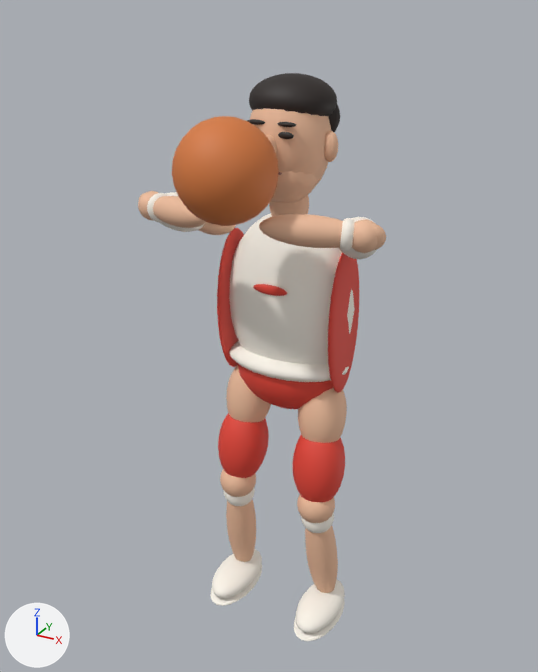
The glTF model assets/models/coach-male.glb, before and after one commit.
Rendered twice from a camera (50 mm lens) standing at (1.045, -2.039, 2.102) and looking at (-0.005, -0.131, 1.148). Every picture has the same lights, and +X, +Y and +Z are marked at lower left. The picture after the commit comes second. Both versions are drawn at frame 56 of the action 'shot'; the numbers are the values there.

Script lines for the objects in view, before the commit:
```python
ob_basketball = bpy.data.objects.new('Basketball', me_mesh_5)
ob_basketball.parent = ob_ruiang
ob_basketball.location = (0.0, -0.374, 1.711)
ob_basketball.scale = (0.14, 0.14, 0.14)
ob_leftelbow = bpy.data.objects.new('LeftElbow', None)
ob_leftelbow.parent = ob_ruiang
ob_leftelbow.location = (-0.345, -0.247, 1.553)
ob_leftforearm = bpy.data.objects.new('LeftForearm', None)
ob_leftforearm.parent = ob_ruiang
ob_leftforearm.location = (-0.215, -0.298, 1.562)
ob_leftforearm.rotation_euler = (1.396, 1.189, 1.032)  # degrees (80, 68, 59)
ob_leftforearm.scale = (0.043, 0.043, 0.14)
ob_leftupperarm = bpy.data.objects.new('LeftUpperArm', None)
ob_leftupperarm.parent = ob_ruiang
ob_leftupperarm.location = (-0.275, -0.123, 1.504)
ob_leftupperarm.rotation_euler = (1.193, -0.485, -0.333)  # degrees (68, -28, -19)
ob_leftupperarm.scale = (0.059, 0.059, 0.15)
ob_mesh_1_005 = bpy.data.objects.new('Mesh_1.005', me_mesh_1)
ob_mesh_1_005.parent = ob_leftthigh
ob_mesh_1_005.location = (0.0, 0.0, 0.35)
ob_mesh_1_005.scale = (1.0, 1.0, 0.65)
ob_rightelbow = bpy.data.objects.new('RightElbow', None)
ob_rightelbow.parent = ob_ruiang
ob_rightelbow.location = (0.345, -0.247, 1.553)
ob_rightforearm = bpy.data.objects.new('RightForearm', None)
ob_rightforearm.parent = ob_ruiang
ob_rightforearm.location = (0.215, -0.298, 1.562)
ob_rightforearm.rotation_euler = (1.396, -1.189, -1.032)  # degrees (80, -68, -59)
ob_rightforearm.scale = (0.043, 0.043, 0.14)
ob_rightupperarm = bpy.data.objects.new('RightUpperArm', None)
ob_rightupperarm.parent = ob_ruiang
ob_rightupperarm.location = (0.275, -0.123, 1.504)
ob_rightupperarm.rotation_euler = (1.193, 0.485, 0.333)  # degrees (68, 28, 19)
ob_rightupperarm.scale = (0.059, 0.059, 0.15)
# also in view: 'Mesh_2.010' at (-0.169, -0.051, 0.302); 'Mesh_2.007' at (-0.215, -0.298, 1.562); 'Mesh_2.009' at (-0.141, -0.024, 0.856); 'Mesh_0.013' at (0.18, -0.07, 0.075); 'Mesh_1.003' at (0.0, 0.0, 0.98)
```
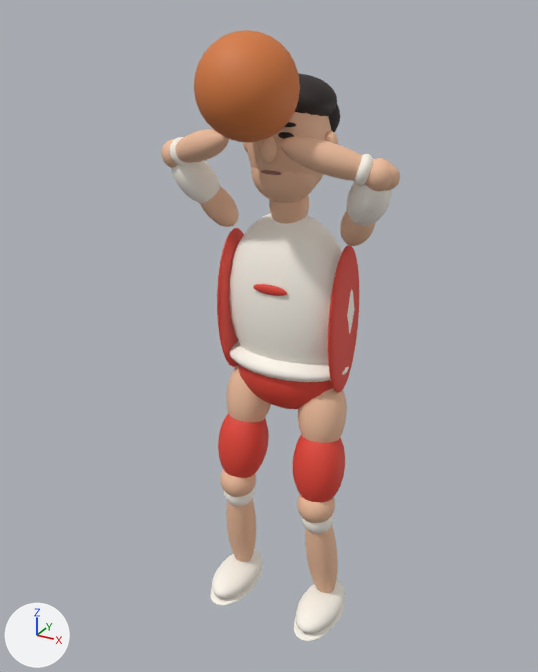
Not drawn themselves, but carrying or shaping drawn objects: ob_leftupperarm, ob_leftforearm, ob_leftelbow, ob_rightupperarm, ob_rightforearm, ob_rightelbow.

Where the change shows, as pixel boxes (x1, y1, x2, y2) in the pictures (538 x 672 px):
'Basketball', moved: before (172, 116, 279, 226); after (194, 30, 300, 142)
'Mesh_2.014', moved, turned: before (259, 214, 343, 248); after (280, 137, 362, 181)
'Mesh_2.007', moved, turned: before (153, 196, 206, 228); after (175, 129, 229, 163)
'Mesh_0.005', moved, turned (mostly hidden before): before (159, 192, 204, 232); after (171, 161, 220, 203)
'Mesh_0.010', moved, turned: before (340, 217, 377, 259); after (347, 183, 392, 226)
'Mesh_2.018', moved: before (352, 219, 377, 253); after (365, 158, 392, 191)
'Mesh_2.006', moved, turned: before (199, 222, 236, 235); after (200, 186, 239, 227)
'Mesh_0.011', moved, turned: before (340, 218, 355, 251); after (354, 154, 373, 186)
'Mesh_2.013', moved, turned (not visible before): after (340, 211, 376, 246)
'Mesh_2.011', moved: before (138, 191, 158, 220); after (161, 139, 178, 168)
'Mesh_0.006', moved, turned: before (147, 193, 168, 222); after (170, 137, 191, 166)
'Mesh_2.015', moved, turned: before (372, 224, 386, 250); after (386, 164, 400, 191)

What the commit changed:
Object 'LeftUpperArm' (ob_leftupperarm) moves from (-0.275, -0.123, 1.504) to (-0.269, -0.0657, 1.574).
Object 'LeftUpperArm' (ob_leftupperarm) turns from (68, -28, -19) to (29, -25, -6.6) degrees about x, y and z.
Object 'LeftForearm' (ob_leftforearm) moves from (-0.215, -0.298, 1.562) to (-0.209, -0.182, 1.732).
Object 'LeftForearm' (ob_leftforearm) turns from (80, 68, 59) to (52, 62, 33) degrees about x, y and z.
Object 'LeftElbow' (ob_leftelbow) moves from (-0.345, -0.247, 1.553) to (-0.333, -0.131, 1.692).
Object 'RightUpperArm' (ob_rightupperarm) moves from (0.275, -0.123, 1.504) to (0.269, -0.0657, 1.574).
Object 'RightUpperArm' (ob_rightupperarm) turns from (68, 28, 19) to (29, 25, 6.6) degrees about x, y and z.
Object 'RightForearm' (ob_rightforearm) moves from (0.215, -0.298, 1.562) to (0.209, -0.182, 1.732).
Object 'RightForearm' (ob_rightforearm) turns from (80, -68, -59) to (52, -62, -33) degrees about x, y and z.
Object 'RightElbow' (ob_rightelbow) moves from (0.345, -0.247, 1.553) to (0.333, -0.131, 1.692).
Object 'Basketball' (ob_basketball) moves from (0.0, -0.374, 1.711) to (0.0, -0.259, 1.912).
